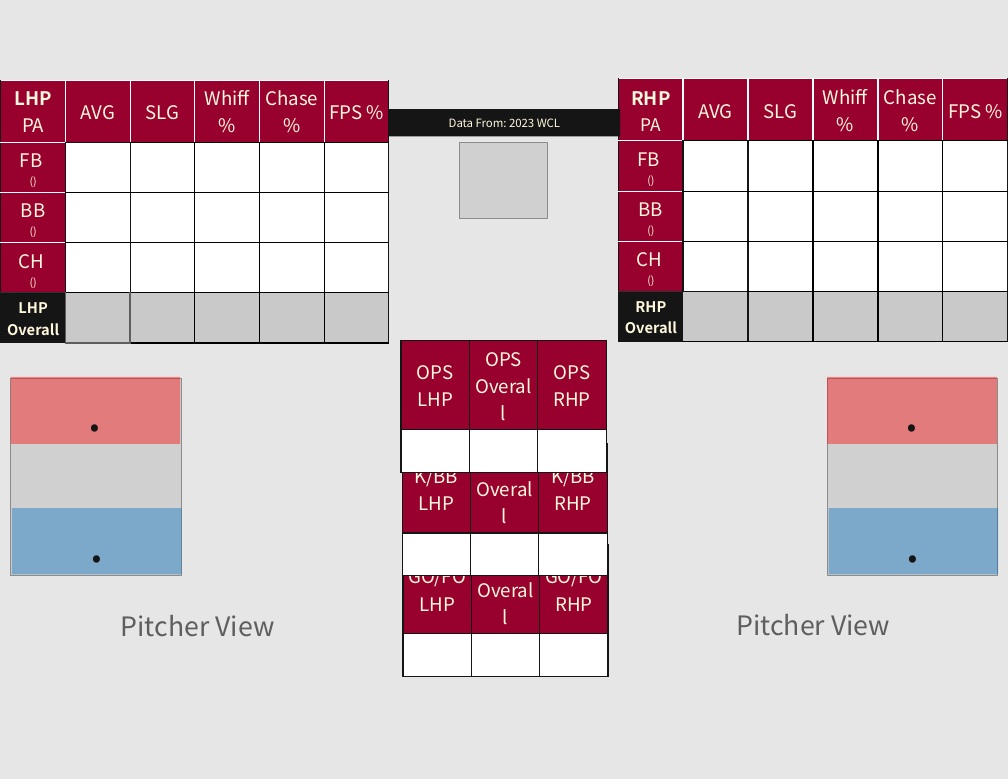
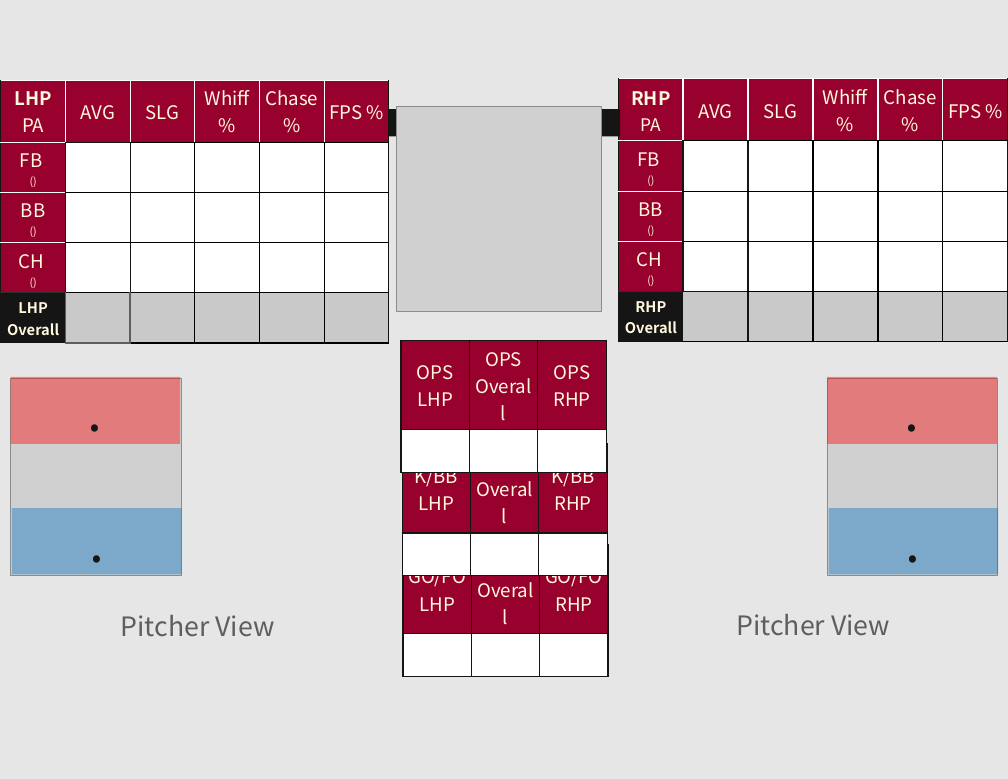
Before and after one commit to bpkerns15/Hitters, a slide deck: slide 1 of Templateold.pptx. Drawn at 1008x779 pixels with LibreOffice and Linux fonts; fonts in the diff are those of the drawing; grey boxes stand for pictures. Boxes give left, top, right and bottom in pixels: in the first picture for what was removed or moved away, otherwise in the second. Text is boxed around its words. In the diff, an @@ line names an element or a change of style, - is before the commit and + after.

```diff
--- a/Templateold.pptx
+++ b/Templateold.pptx
@@ picture added at (396, 107, 602, 312) @@
@@ text in rectangle at (449, 118, 560, 127): text removed @@
-Data From: 2023 WCL
@@ picture removed at (460, 142, 547, 218) @@
```
Also in this commit, not shown: 37 other slides changed, 2 other files.
